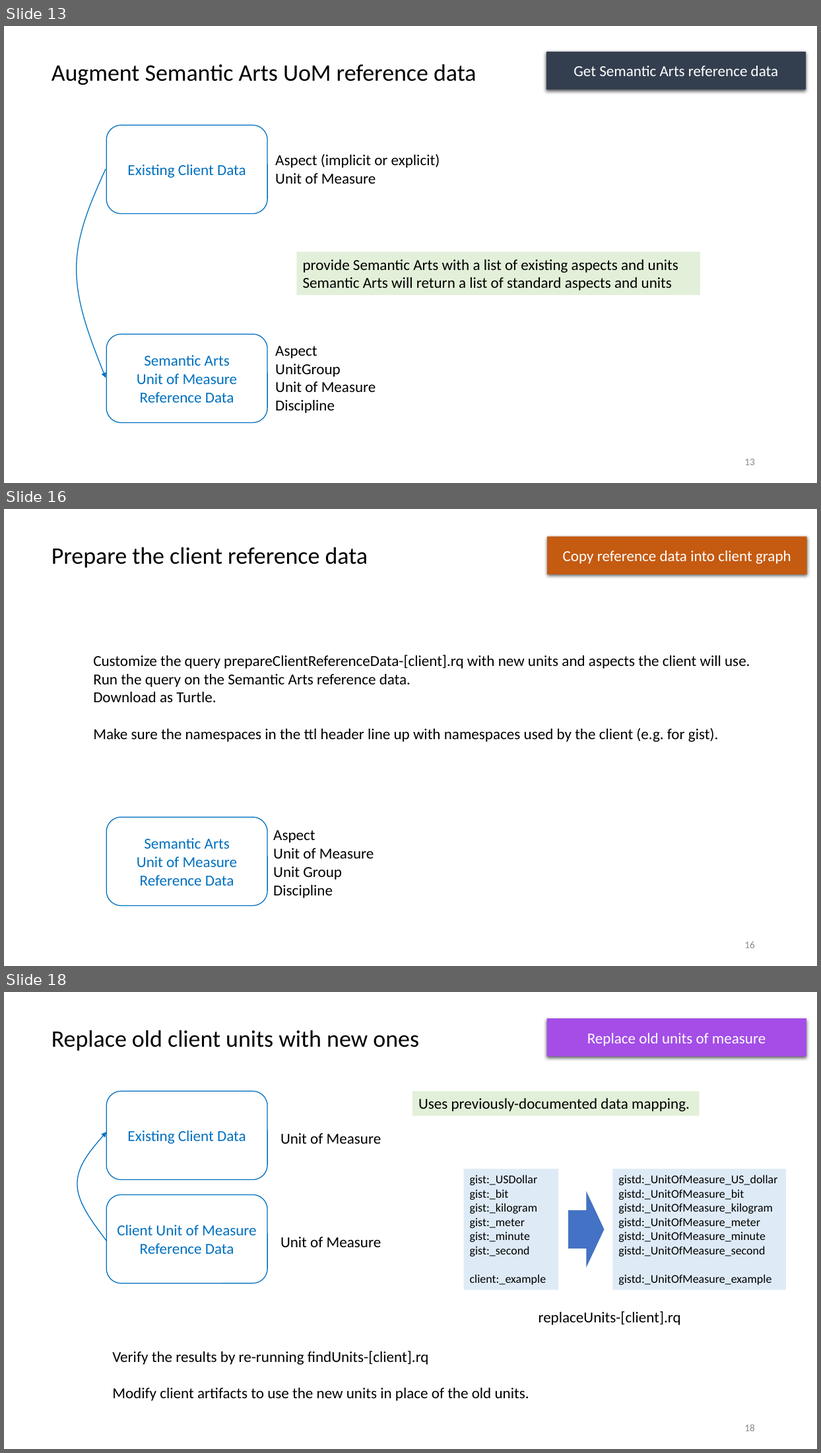
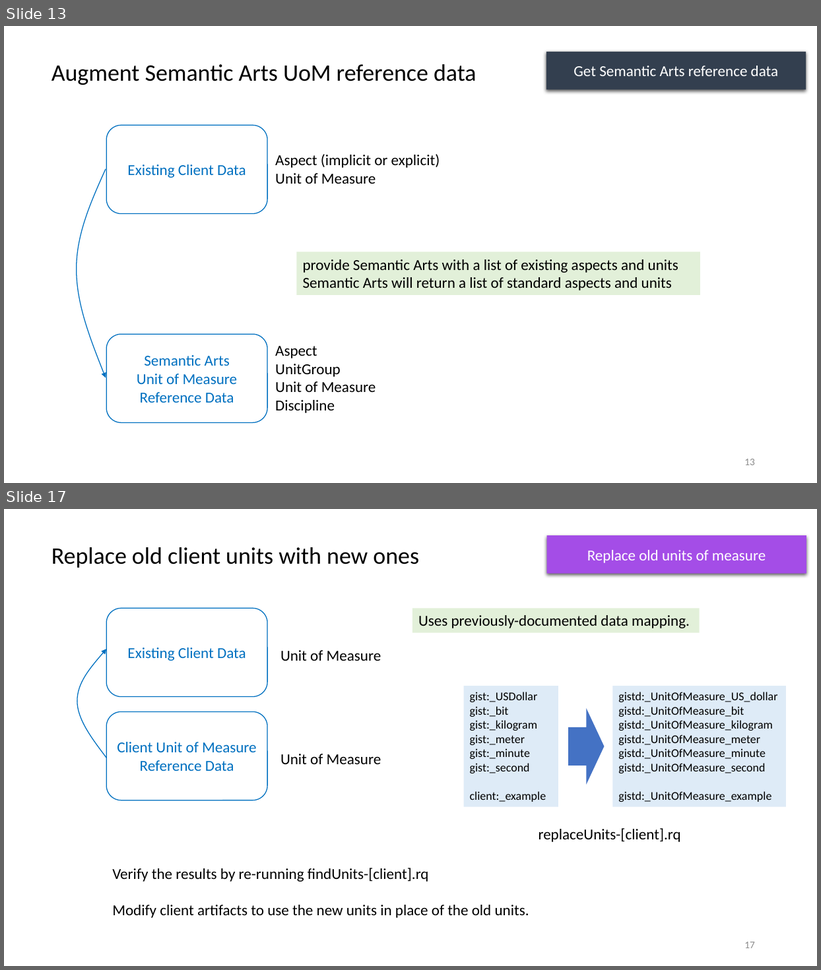
Before and after one commit to semanticarts/gist, a slide deck: migration/v13.0/uomDataConversion.pptx. Shown one above the other, each under a label of ours: slides 13, 16 and 18 before the commit, slides 13 and 17 after it; the slides between them are not shown. The pictures are 821x1453 and 821x970 pixels, drawn with LibreOffice and Linux fonts; fonts in the diff are those of the drawing. Boxes give left, top, right and bottom in pixels: in the first picture for what was removed or moved away, otherwise in the second. Text is boxed around its words. In the diff, an @@ line names an element or a change of style, - is before the commit and + after.

```diff
--- a/migration/v13.0/uomDataConversion.pptx
+++ b/migration/v13.0/uomDataConversion.pptx
@@ slide 16 removed at [4,509,817,966], background #FFFFFF @@
@@ text removed at [52,547,368,568] @@
-Prepare the client reference data
@@ rectangle removed at [547,537,807,574] @@
-Copy reference data into client graph
@@ text removed at [93,655,750,742] @@
-Customize the query prepareClientReferenceData-[client].rq with new units and aspects the client will use.
-Run the query on the Semantic Arts reference data.
-Download as Turtle.
-Make sure the namespaces in the ttl header line up with namespaces used by the client (e.g. for gist).
@@ rounded rectangle removed at [106,818,267,906] @@
-Semantic Arts
-Unit of Measure
-Reference Data
@@ text removed at [273,830,374,898] @@
-Aspect
-Unit of Measure
-Unit Group
-Discipline
@@ page number removed at [745,941,755,949] @@
-16
@@ what was slide 18 is now slide 17 @@
@@ page number at [745,942,755,949]: text changed @@
-18
+17
```
Also in this commit, not shown: 5 slides changed.
